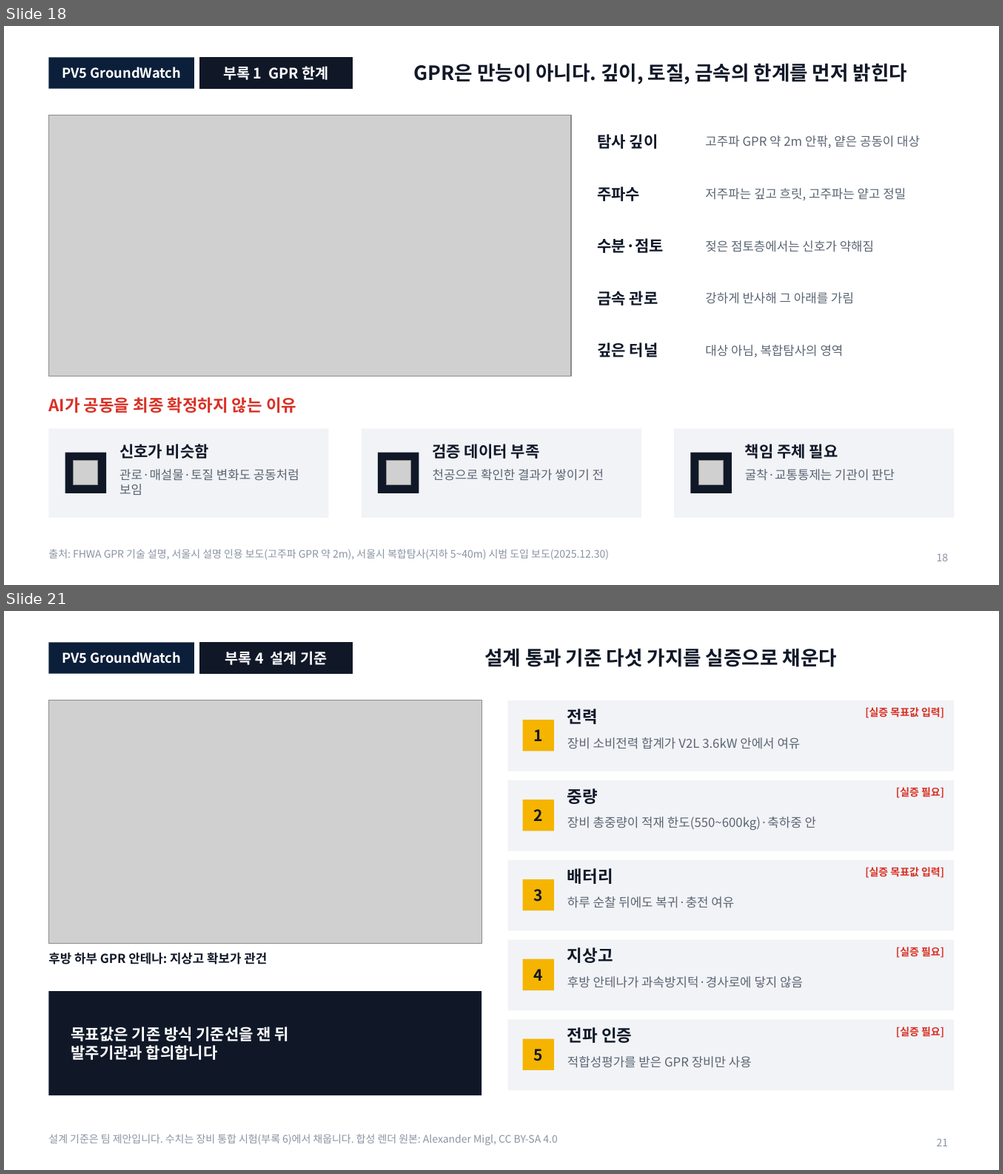
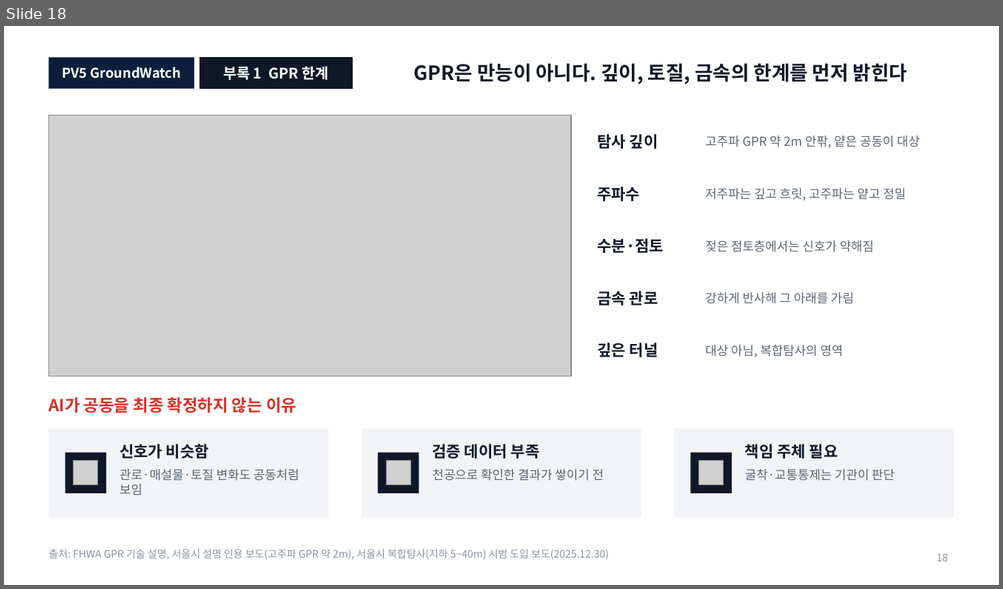
Before and after one commit to woojin-choe/pv5-hose-lab, a slide deck: ppt_all/PV5_GroundWatch_10_18.pptx. Shown one above the other, each under a label of ours: slides 18 and 21 before the commit, slide 18 after it; the slides between them are not shown. The pictures are 1003x1174 and 1003x589 pixels, drawn with LibreOffice and Linux fonts; fonts in the diff are those of the drawing; grey boxes stand for pictures. Boxes give left, top, right and bottom in pixels: in the first picture for what was removed or moved away, otherwise in the second. Text is boxed around its words. In the diff, an @@ line names an element or a change of style, - is before the commit and + after.

```diff
--- a/ppt_all/PV5_GroundWatch_10_18.pptx
+++ b/ppt_all/PV5_GroundWatch_10_18.pptx
@@ slide 21 removed at (4, 611, 999, 1170), background #FFFFFF; not listed: 2 template elements that a slide beside it also shows @@
@@ rectangle removed at (199, 642, 353, 674) @@
-부록 4 설계 기준
@@ title removed at (484, 648, 836, 667) @@
-설계 통과 기준 다섯 가지를 실증으로 채운다
@@ picture removed at (48, 701, 481, 944) @@
@@ rectangle removed at (508, 701, 954, 772) @@
@@ rectangle removed at (523, 720, 554, 752) @@
-1
@@ text removed at (567, 709, 597, 724) @@
-전력
@@ text removed at (865, 707, 944, 718) @@
-[실증 목표값 입력]
@@ text removed at (567, 738, 800, 749) @@
-장비 소비전력 합계가 V2L 3.6kW 안에서 여유
@@ rectangle removed at (508, 780, 954, 851) @@
@@ text removed at (896, 787, 944, 798) @@
-[실증 필요]
@@ rectangle removed at (523, 800, 554, 831) @@
-2
@@ text removed at (567, 789, 597, 804) @@
-중량
@@ text removed at (567, 817, 816, 830) @@
-장비 총중량이 적재 한도(550~600kg)·축하중 안
@@ rectangle removed at (508, 860, 954, 931) @@
@@ text removed at (567, 869, 613, 884) @@
-배터리
@@ text removed at (865, 867, 944, 878) @@
-[실증 목표값 입력]
@@ rectangle removed at (523, 880, 554, 911) @@
-3
@@ text removed at (567, 897, 734, 908) @@
-하루 순찰 뒤에도 복귀·충전 여유
@@ rectangle removed at (508, 940, 954, 1011) @@
@@ text removed at (48, 952, 267, 965) @@
-후방 하부 GPR 안테나: 지상고 확보가 관건
@@ rectangle removed at (523, 960, 554, 991) @@
-4
@@ text removed at (567, 948, 613, 963) @@
-지상고
@@ text removed at (896, 947, 944, 958) @@
-[실증 필요]
@@ text removed at (567, 977, 802, 988) @@
-후방 안테나가 과속방지턱·경사로에 닿지 않음
@@ rectangle removed at (48, 991, 481, 1096) @@
-목표값은 기존 방식 기준선을 잰 뒤
-발주기관과 합의합니다
@@ rectangle removed at (508, 1020, 954, 1091) @@
@@ text removed at (567, 1028, 632, 1043) @@
-전파 인증
@@ text removed at (896, 1027, 944, 1038) @@
-[실증 필요]
@@ rectangle removed at (523, 1039, 554, 1071) @@
-5
@@ text removed at (567, 1056, 751, 1068) @@
-적합성평가를 받은 GPR 장비만 사용
@@ text removed at (48, 1134, 557, 1146) @@
-설계 기준은 팀 제안입니다. 수치는 장비 통합 시험(부록 6)에서 채웁니다. 합성 렌더 원본: Alexander Migl, CC BY-SA 4.0
@@ page number removed at (936, 1139, 948, 1147) @@
-21
```
Also in this commit, not shown: 19 slides changed, 27 other files.
